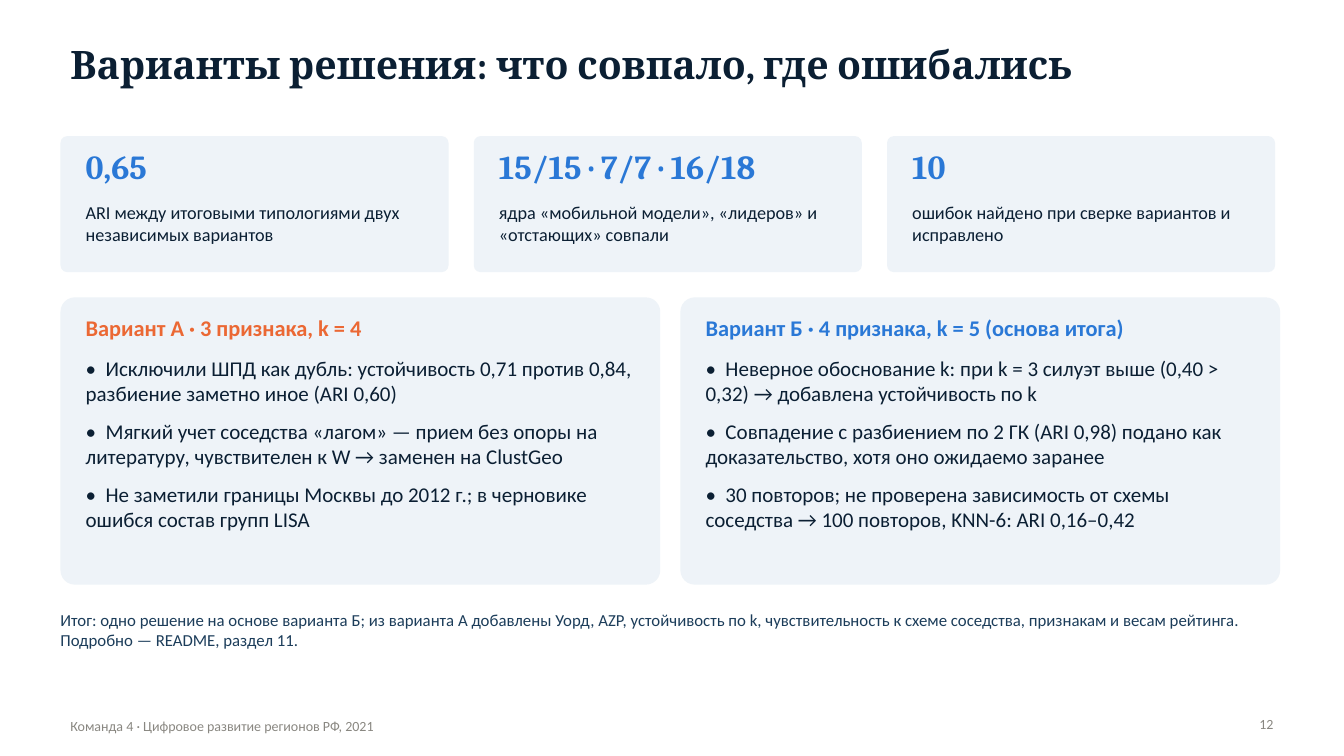
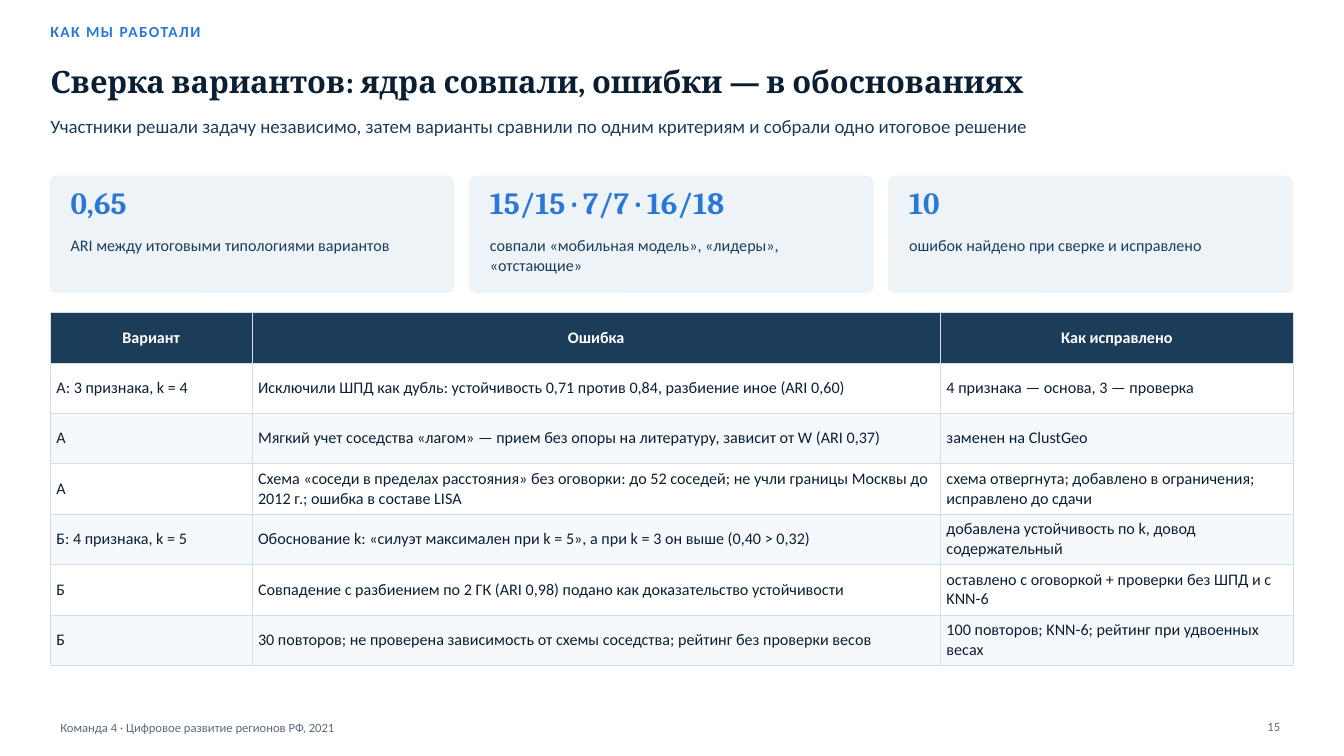
Before and after one commit to MKudryash/regions_collection, a slide deck: slide 15 of presentation/team4_digital_regions_2021.pptx (slide 12 before the commit). Drawn at 1344x756 pixels with LibreOffice and Linux fonts; fonts in the diff are those of the drawing. Boxes give left, top, right and bottom in pixels: in the first picture for what was removed or moved away, otherwise in the second. Text is boxed around its words. In the diff, an @@ line names an element or a change of style, - is before the commit and + after.

Commit message:
Создание презентации
- 16 слайдов по шагам решения: на каждом что делали, таблица или график
  с числами и вывод; заметки докладчика раскрывают слайд подробнее
- генератор presentation/build_deck.js собирает колоду из maps/ и results/

```diff
--- a/presentation/team4_digital_regions_2021.pptx
+++ b/presentation/team4_digital_regions_2021.pptx
@@ text added at <box>50,27,201,37</box>, 11 pt, text #2A78D6, bold @@
+КАК МЫ РАБОТАЛИ
@@ title removed at <box>70,48,1072,89</box> @@
-Варианты решения: что совпало, где ошибались
@@ title added at <box>50,69,1023,101</box>, 22 pt, text #0B1F33, bold @@
+Сверка вариантов: ядра совпали, ошибки — в обоснованиях
@@ text added at <box>50,120,1027,136</box>, 13.5 pt, text #1C3D5A @@
+Участники решали задачу независимо, затем варианты сравнили по одним критериям и собрали одно итоговое решение
@@ rounded rectangle: place and size @@
-rounded rectangle at <box>60,136,449,272</box>
+rounded rectangle at <box>50,176,454,292</box>
@@ rounded rectangle: place and size @@
-rounded rectangle at <box>474,136,862,272</box>
+rounded rectangle at <box>470,176,873,292</box>
@@ outline none to #EEF3F8 1 pt; proportions changed in 3 elements at <box>50,176,454,292</box>, <box>470,176,873,292</box>, <box>889,176,1293,292</box> @@
@@ rounded rectangle: place and size @@
-rounded rectangle at <box>887,136,1275,272</box>
+rounded rectangle at <box>889,176,1293,292</box>
@@ text "0,65": place and size @@
-text "0,65" at <box>86,156,147,184</box>
+text "0,65" at <box>71,193,127,218</box>
@@ text "15/15 · 7/7 · 16/18": place and size @@
-text "15/15 · 7/7 · 16/18" at <box>499,155,756,184</box>
+text "15/15 · 7/7 · 16/18" at <box>490,192,724,218</box>
@@ text removed at <box>499,206,817,244</box> @@
-ядра «мобильной модели», «лидеров» и «отстающих» совпали
@@ size 24 to 22 pt; less space between paragraphs in 3 elements at <box>490,192,724,218</box>, <box>71,193,127,218</box>, <box>909,193,939,214</box> @@
@@ text "10": place and size @@
-text "10" at <box>912,156,945,180</box>
+text "10" at <box>909,193,939,214</box>
@@ text at <box>71,240,389,254</box>: text changed; size 13 to 11.5 pt; text colour #0B1F33 to #1C3D5A @@
-ARI между итоговыми типологиями двух независимых вариантов
+ARI между итоговыми типологиями вариантов
@@ text added at <box>490,240,779,274</box>, 11.5 pt, text #1C3D5A @@
+совпали «мобильная модель», «лидеры», «отстающие»
@@ text at <box>909,240,1202,254</box>: text changed; size 13 to 11.5 pt; text colour #0B1F33 to #1C3D5A @@
-ошибок найдено при сверке вариантов и исправлено
+ошибок найдено при сверке и исправлено
@@ rounded rectangle removed at <box>60,297,660,585</box> @@
@@ rounded rectangle removed at <box>681,297,1280,585</box> @@
@@ table added at <box>50,313,1294,659</box>, 7 rows, 3 columns @@
+Вариант | Ошибка | Как исправлено
+А: 3 признака, k = 4 | Исключили ШПД как дубль: устойчивость 0,71 против 0,84, разбиение иное (ARI 0,60) | 4 признака — основа, 3 — проверка
+А | Мягкий учет соседства «лагом» — прием без опоры на литературу, зависит от W (ARI 0,37) | заменен на ClustGeo
+А | Схема «соседи в пределах расстояния» без оговорки: до 52 соседей; не учли границы Москвы до 2012 г.; ошибка в составе LISA | схема отвергнута; добавлено в ограничения; исправлено до сдачи
+Б: 4 признака, k = 5 | Обоснование k: «силуэт максимален при k = 5», а при k = 3 он выше (0,40 > 0,32) | добавлена устойчивость по k, довод содержательный
+Б | Совпадение с разбиением по 2 ГК (ARI 0,98) подано как доказательство устойчивости | оставлено с оговоркой + проверки без ШПД и с KNN-6
+Б | 30 повторов; не проверена зависимость от схемы соседства; рейтинг без проверки весов | 100 повторов; KNN-6; рейтинг при удвоенных весах
@@ text removed at <box>86,320,631,531</box> @@
-Вариант А · 3 признака, k = 4
-• Исключили ШПД как дубль: устойчивость 0,71 против 0,84, разбиение заметно иное (ARI 0,60)
-• Мягкий учет соседства «лагом» — прием без опоры на литературу, чувствителен к W → заменен на ClustGeo
-• Не заметили границы Москвы до 2012 г.; в черновике ошибся состав групп LISA
@@ text removed at <box>706,319,1221,531</box> @@
-Вариант Б · 4 признака, k = 5 (основа итога)
-• Неверное обоснование k: при k = 3 силуэт выше (0,40 > 0,32) → добавлена устойчивость по k
-• Совпадение с разбиением по 2 ГК (ARI 0,98) подано как доказательство, хотя оно ожидаемо заранее
-• 30 повторов; не проверена зависимость от схемы соседства → 100 повторов, KNN-6: ARI 0,16–0,42
@@ text removed at <box>60,614,1239,649</box> @@
-Итог: одно решение на основе варианта Б; из варианта А добавлены Уорд, AZP, устойчивость по k, чувствительность к схеме соседства, признакам и весам рейтинга. Подробно — README, раздел 11.
@@ text "Команда 4 · Цифровое развитие ...": place and size @@
-text "Команда 4 · Цифровое развитие ..." at <box>70,722,373,733</box>
+text "Команда 4 · Цифровое развитие ..." at <box>60,723,335,734</box>
@@ text "Команда 4 · Цифровое развитие ..." at <box>60,723,335,734</box>: size 10 to 9 pt, text colour #898781 to #5B6B7C @@
@@ page number removed at <box>1259,720,1273,729</box> @@
-12
@@ page number added at <box>1267,723,1280,731</box>, 9 pt, text #5B6B7C @@
+15
```
Also in this commit, not shown: 9 other slides changed, 6 slides added, 3 slides removed, 3 other files.
